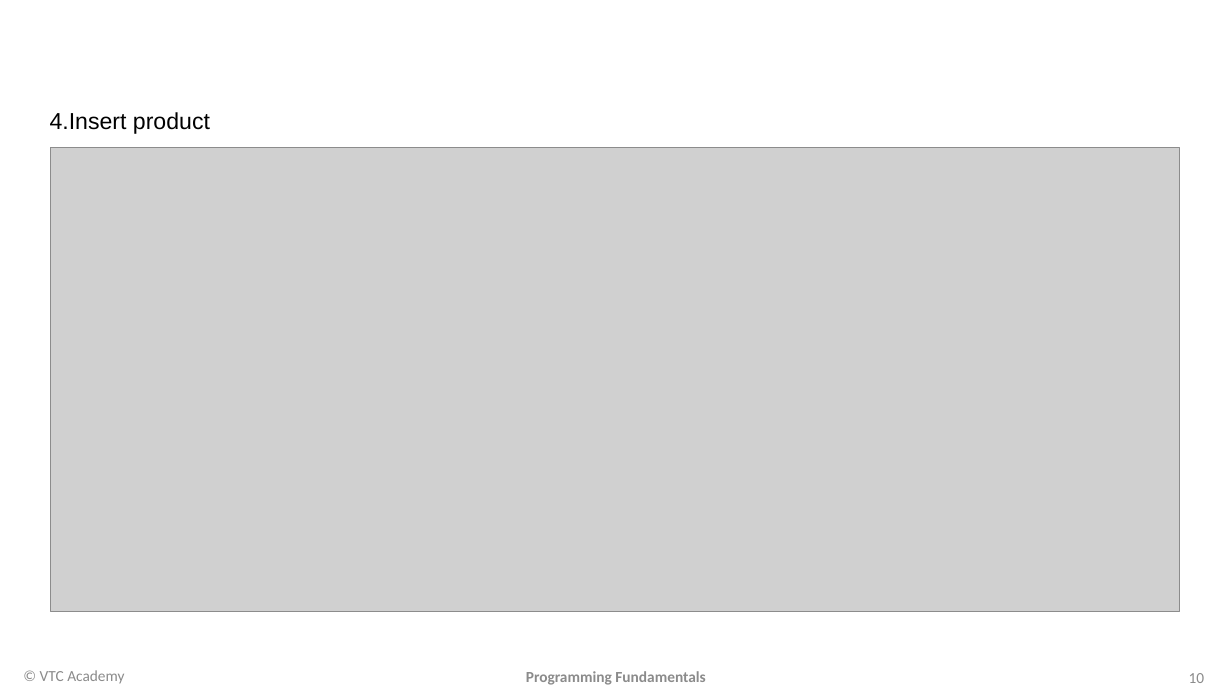
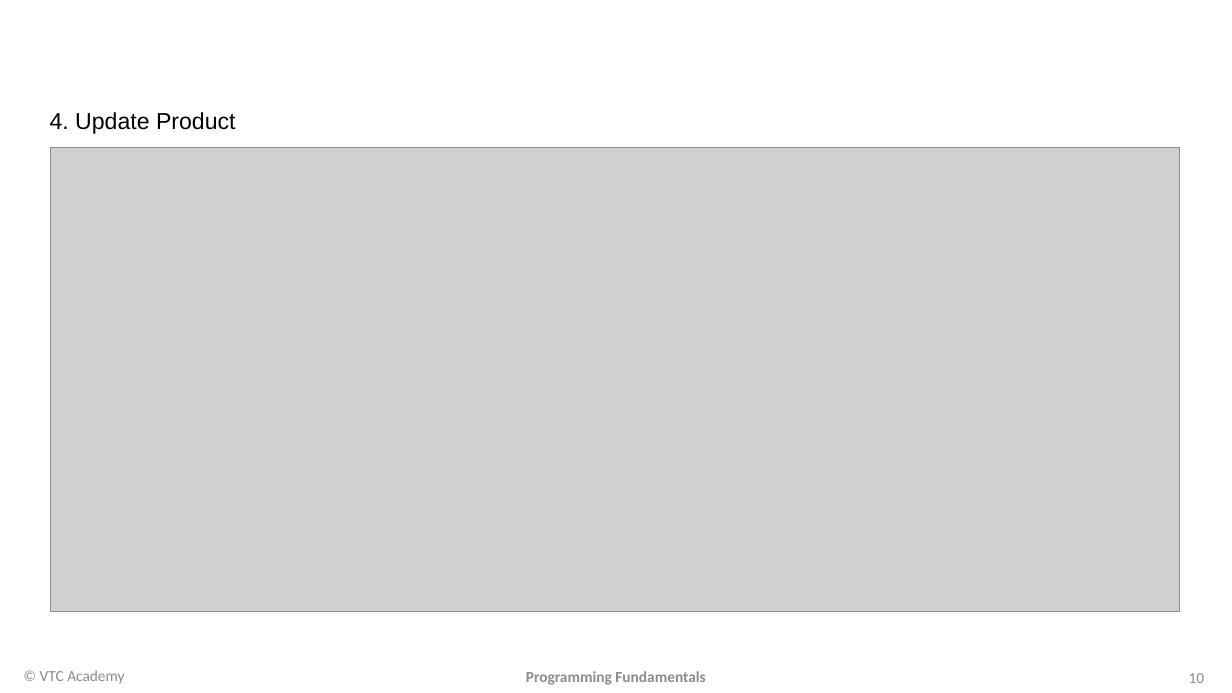
Before and after one commit to ngonngay/Project, a slide deck: slide 10 of minisupermarketMS/document/Project9-18.pptx. Drawn at 1232x693 pixels with LibreOffice and Linux fonts; fonts in the diff are those of the drawing; grey boxes stand for pictures; background and template pictures are left out. Boxes give left, top, right and bottom in pixels: in the first picture for what was removed or moved away, otherwise in the second. Text is boxed around its words. In the diff, an @@ line names an element or a change of style, - is before the commit and + after.

```diff
--- a/minisupermarketMS/document/Project9-18.pptx
+++ b/minisupermarketMS/document/Project9-18.pptx
@@ text at bbox=[50, 112, 236, 134]: text changed @@
-4.Insert product
+4. Update Product
```
Also in this commit, not shown: 9 other slides changed, 16 other files.
